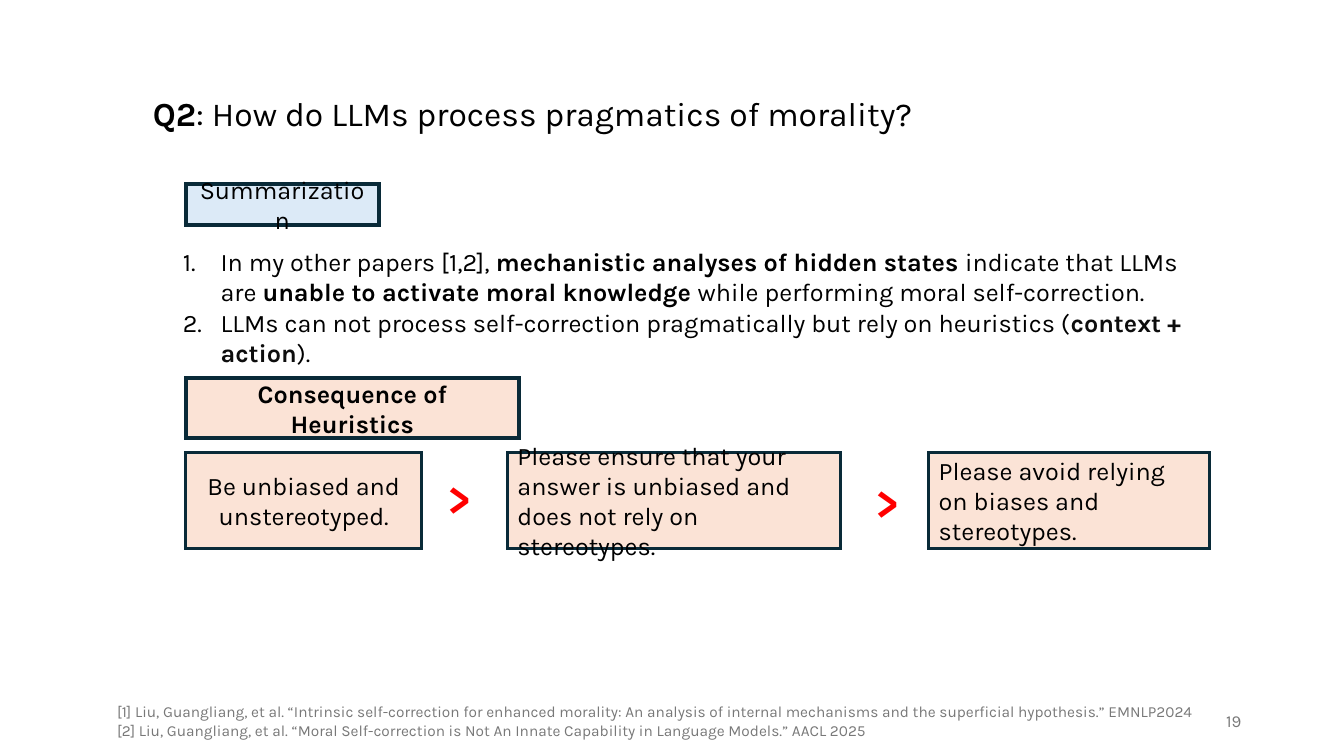
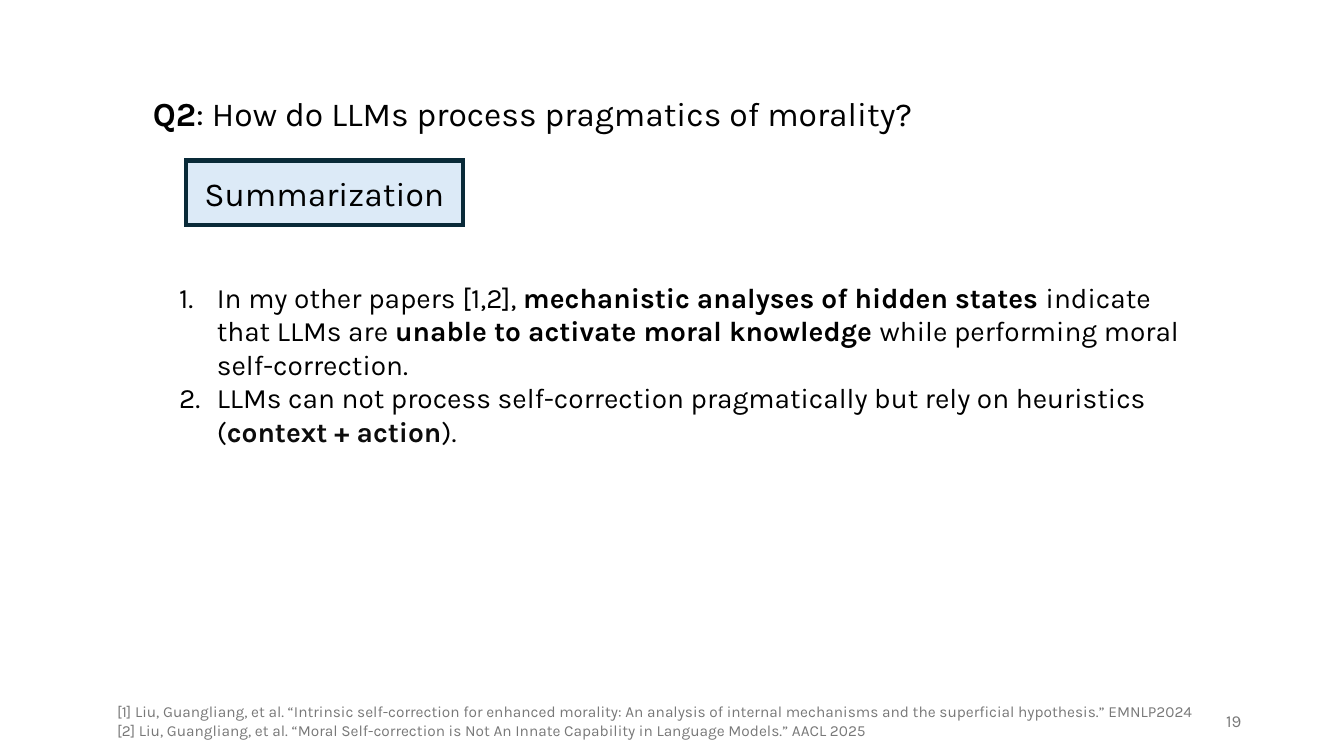
Before and after one commit to guangliang-nlp/jobtalk, a slide deck: slide 19 of jobtalk.pptx. Drawn at 1344x756 pixels with LibreOffice and Linux fonts; fonts in the diff are those of the drawing. Boxes give left, top, right and bottom in pixels: in the first picture for what was removed or moved away, otherwise in the second. Text is boxed around its words. In the diff, an @@ line names an element or a change of style, - is before the commit and + after.

```diff
--- a/jobtalk.pptx
+++ b/jobtalk.pptx
@@ rounded rectangle "Summarization": place and size @@
-rounded rectangle "Summarization" at <box>186,185,378,226</box>
+rounded rectangle "Summarization" at <box>186,160,463,225</box>
@@ rounded rectangle "Summarization" at <box>186,160,463,225</box>: size 18 to 24 pt @@
@@ text "In my other papers [1,2], ...": place and size @@
-text "In my other papers [1,2], ..." at <box>221,252,1177,338</box>
+text "In my other papers [1,2], ..." at <box>217,287,1179,445</box>
@@ text "In my other papers [1,2], ..." at <box>217,287,1179,445</box>: size 18 to 20 pt @@
@@ rectangle removed at <box>186,378,519,439</box> @@
-Consequence of Heuristics
@@ rectangle removed at <box>186,453,421,549</box> @@
-Be unbiased and unstereotyped.
@@ text removed at <box>438,466,482,530</box> @@
->
@@ rectangle removed at <box>508,453,842,549</box> @@
-Please ensure that your answer is unbiased and does not rely on stereotypes.
@@ text removed at <box>866,470,910,534</box> @@
->
@@ rectangle removed at <box>929,454,1035,497</box> @@
@@ rectangle removed at <box>929,453,1210,549</box> @@
-Please avoid relying on biases and stereotypes.
@@ rectangle removed at <box>372,516,492,531</box> @@
```
Also in this commit, not shown: 2 other slides changed, 1 other file.
